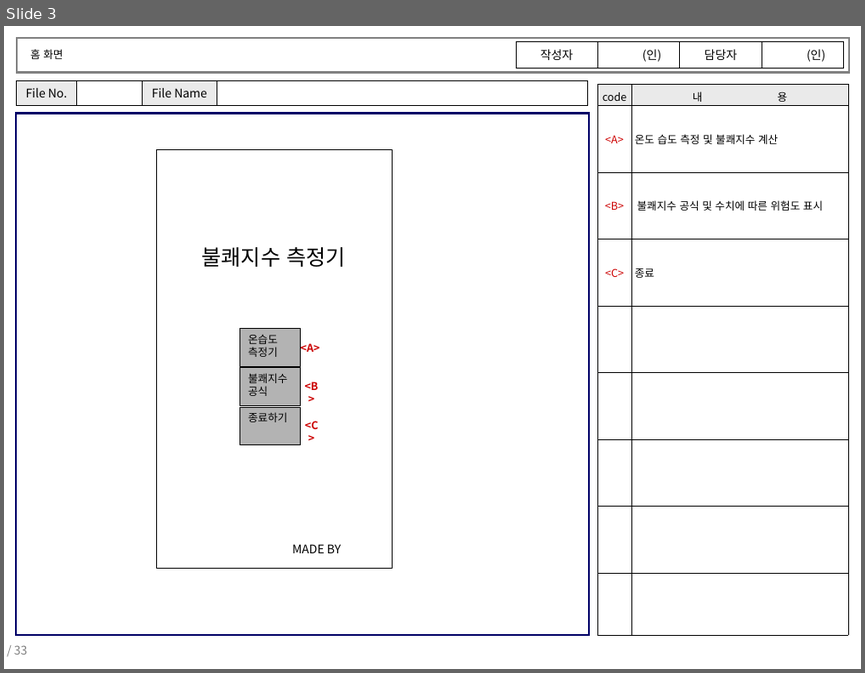
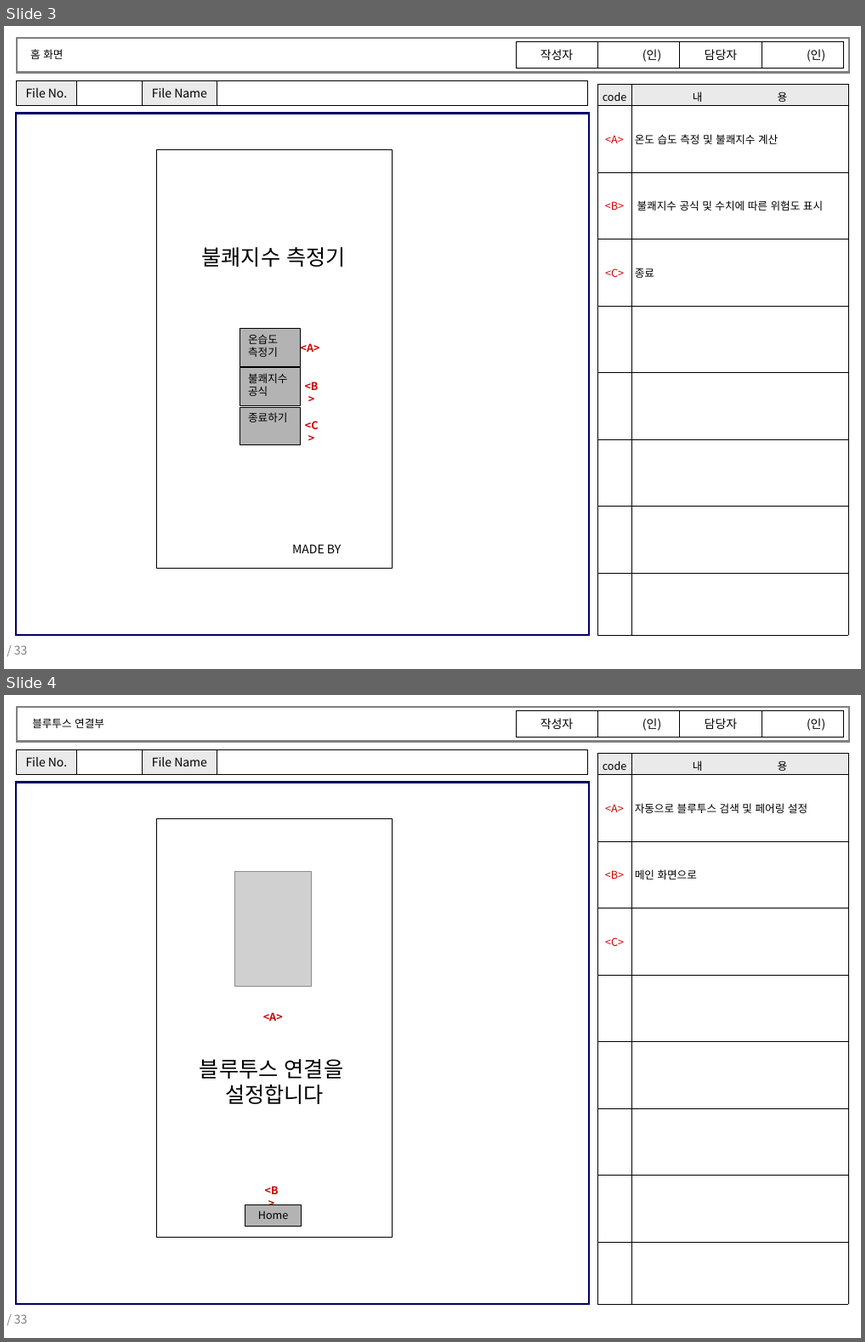
Before and after one commit to hoonkk/AndroidProject, a slide deck: 시스템 흐름도.ppt. Shown one above the other, each under a label of ours: slide 3 before the commit, slides 3 and 4 after it. The pictures are 865x673 and 865x1342 pixels, drawn with LibreOffice and Linux fonts; fonts in the diff are those of the drawing; grey boxes stand for pictures. Boxes give left, top, right and bottom in pixels: in the first picture for what was removed or moved away, otherwise in the second. Text is boxed around its words. In the diff, an @@ line names an element or a change of style, - is before the commit and + after.

```diff
--- a/시스템 흐름도.ppt
+++ b/시스템 흐름도.ppt
@@ slide 4 added at box(4, 695, 861, 1338), background #FFFFFF @@
@@ rectangle added at box(17, 707, 849, 741), outline #808080 1.5 pt @@
@@ text added at box(32, 718, 104, 728), 9 pt, text #000000 @@
+블루투스 연결부
@@ table added at box(516, 710, 845, 883), 1 rows, 4 columns @@
+작성자 | (인) | 담당자 | (인)
@@ table added at box(16, 750, 588, 775), 1 rows, 4 columns @@
+File No. |  | File Name | 
@@ table added at box(598, 754, 848, 1302), 9 rows, 2 columns @@
+code | 내 용
+<A> | 자동으로 블루투스 검색 및 페어링 설정
+<B> | 메인 화면으로
+<C> | 
+ | 
+ | 
+ | 
+ | 
+ | 
@@ rectangle added at box(16, 783, 588, 1304), outline #000066 1.5 pt @@
@@ rectangle added at box(156, 818, 392, 1236), fill #FFFFFF, outline #000000 0.74 pt @@
@@ picture added at box(234, 872, 311, 986) @@
@@ text added at box(263, 1012, 283, 1021), 9 pt, text #CC0000, bold @@
+<A>
@@ text added at box(200, 1059, 344, 1104), 18 pt, text #000000 @@
+블루투스 연결을
+설정합니다
@@ rectangle added at box(245, 1204, 302, 1225), fill #B3B3B3, outline #000000 0.74 pt, 9 pt, text #000000 @@
+Home
@@ text added at box(265, 1185, 279, 1194), 9 pt, text #CC0000, bold @@
+<B>
@@ page number added at box(14, 1314, 28, 1323), 10 pt, text #808080 @@
+4 / 33
```
Also in this commit, not shown: 1 slide changed.
